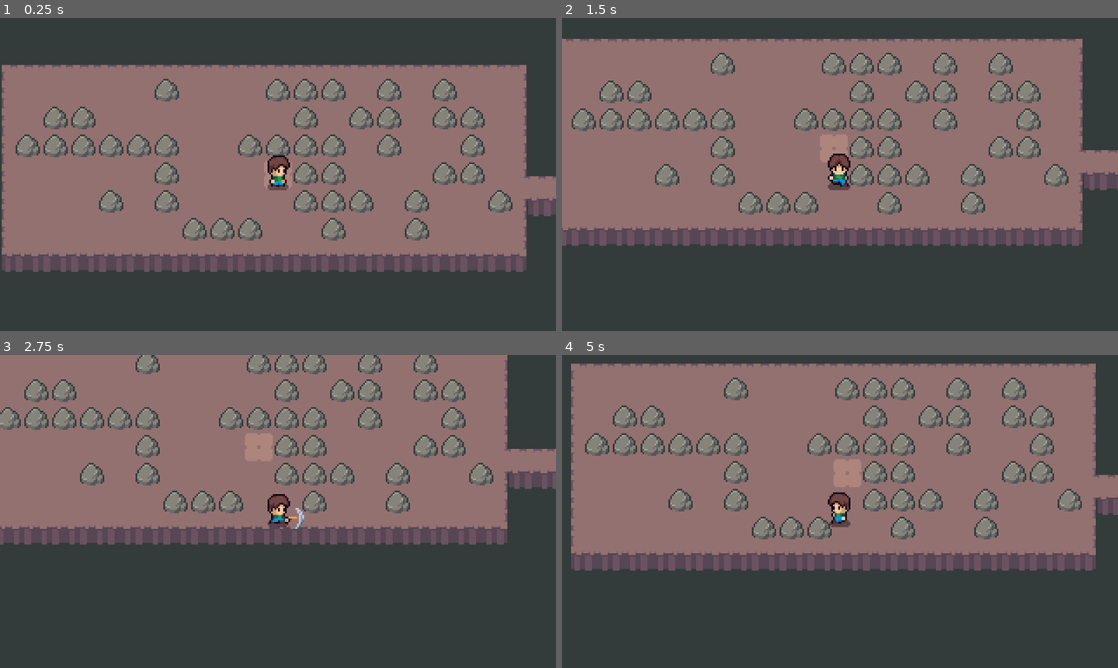
Above: before the commit, frames 1-4 (two rows, left to right).
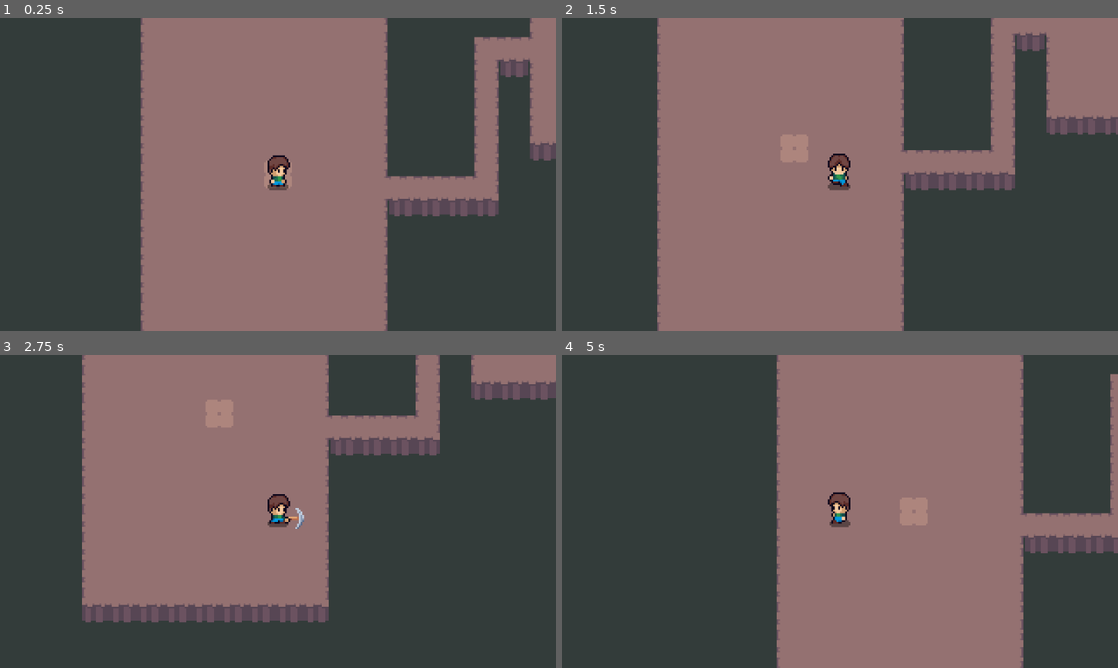
Above: after the commit, the same moments.

Repository: HusseinSaghir/Game-Dev-Group
Game: Godot game, scene res://scenes/level.tscn
The game is run twice, just before and just after one commit, with the same random seed, the same clock (stepped at 60 frames per second) and the same inputs. The project has no main scene, so this scene is started directly.
Inputs:
- Up to frame 1 (0.25 s): no input
- Up to frame 2 (1.5 s): tap Enter at 0.5 s; hold D (right) 0.53-1.28 s; hold Space (usePickaxe) 0.53-1.28 s; hold S (down) from 1.28 s (still down); tap Space (usePickaxe) at 1.35 s
- Up to frame 3 (2.75 s): release S (down) at 2.03 s; hold D (right) from 2.03 s (still down); hold Space (usePickaxe) from 2.03 s (still down)
- Up to frame 4 (5 s): release D (right) at 2.78 s; release Space (usePickaxe) at 2.78 s; hold W (up) 2.78-3.53 s; tap Space (usePickaxe) at 2.85, 4.35 s; hold Space (usePickaxe) 3.53-4.28 s; hold A (left) from 3.53 s (still down)

The runs differ from the first frame. In frame 1, 55% of the frame differs, in the area x 0-100%, y 0-100%; in frame 2, 54%; in frame 3, 45%; in frame 4, 55%.

Commit message:
Adjusted room sizing, added room sequence and exit door functionalities.

Diff:
--- a/ProcGen Testbed/scripts/gold_room.gd
+++ b/ProcGen Testbed/scripts/gold_room.gd
@@ -4,7 +4,7 @@
 const GOLD_DATA = preload("res://Data/Rocks/gold.tres")
 
 func get_dimensions() -> Vector2i:
-	var side := randi_range(MIN_HEIGHT, MAX_HEIGHT)
+	var side := randi_range(8, 10)
 	return Vector2i(side, side)
 
 func get_ore_data() -> Resource:
--- a/ProcGen Testbed/scripts/iron_room.gd
+++ b/ProcGen Testbed/scripts/iron_room.gd
@@ -5,7 +5,7 @@
 
 func get_dimensions() -> Vector2i:
 	var w := randi_range(MIN_WIDTH, MAX_WIDTH / 2)
-	var h := randi_range(w + 1, MAX_HEIGHT)
+	var h := w * (1+sqrt(5))/2
 	return Vector2i(w, h)
 
 func get_ore_data() -> Resource:
--- a/ProcGen Testbed/scripts/level.gd
+++ b/ProcGen Testbed/scripts/level.gd
@@ -5,19 +5,38 @@
 const STONE_DATA = preload("res://Data/Rocks/stone.tres")
 const IRON_DATA = preload("res://Data/Rocks/iron.tres")
 const GOLD_DATA = preload("res://Data/Rocks/gold.tres")
+const MAX_FLOORS := 3
 
 @onready var rock_container: Node2D = $RockContainer
 @onready var current_map: Node2D = $Map
 @onready var player: CharacterBody2D = $Player
 
+var current_floor := 1
+
 # Called when the node enters the scene tree for the first time.
 func _ready() -> void:
-	generateRocks()
+	for child in rock_container.get_children():
+		child.queue_free()
+	var prop_layer: TileMapLayer = current_map.get_node("Props")
+	prop_layer.clear()
 	_place_player()
+	current_map.exit_reached.connect(_on_exit_reached)
 
 func _place_player() -> void:
 	var spawn: Marker2D = current_map.get_node("PlayerSpawn")
 	player.position = spawn.global_position
+
+func _on_exit_reached() -> void:
+	if current_floor >= MAX_FLOORS:
+		#Trigger win/end screen here.
+		return
+	current_floor += 1
+	_next_floor()
+
+func _next_floor() -> void:
+	current_map.generate_sequence()
+	current_map.generate_dungeon()
+	_place_player()
 
 func generateRocks() -> void:
 	#Clear existing rocks.
--- a/ProcGen Testbed/scripts/room_generator.gd
+++ b/ProcGen Testbed/scripts/room_generator.gd
@@ -1,9 +1,11 @@
 extends Node2D
 
+signal exit_reached
+
 #TUNABLE PARAMETERS
-const NUM_ROOMS := 5
 const ROOM_SPACING := 4 #Tiles between one room's right wall and the next room's left wall.
 const VOID_BORDER := 20 #Void tiles painted beyond room edges.
+const MAX_FLOORS := 3
 
 #TILE SOURCE IDS
 const FLOOR_SOURCE_ID := 0
@@ -34,23 +36,39 @@
 @onready var ground_layer: TileMapLayer = $Ground
 @onready var player_spawn: Marker2D = $PlayerSpawn
 
+var num_rooms := randi_range(5, 8)
+var current_floor := 1
+var _room_sequence: Array = []
 var _rooms: Array = [] #Stores each room by origin, width, and height.
 var _room_types: Array = []
 
 # Called when the node enters the scene tree for the first time.
 func _ready() -> void:
-	_room_types = [StoneRoom.new(), IronRoom.new(), GoldRoom.new()]
+	_room_types = [StoneRoom.new(), IronRoom.new()]
+	generate_sequence()
 	generate_dungeon()
+
+func generate_sequence() -> void:
+	_room_sequence.clear()
+	var room_type: RoomType
+	for i in range(num_rooms - 1):
+		room_type = _room_types[randi_range(0, _room_types.size() - 1)]
+		_room_sequence.append(room_type)
+	_room_sequence.append(GoldRoom.new())
 
 func generate_dungeon() -> void:
 	#1). Clear the scene and rooms dictionary.
 	ground_layer.clear()
 	_rooms.clear()
 
+	for node in get_children():
+		if node.is_in_group("exit_doors"):
+			node.queue_free()
+
 	var cursor_x := 0 #Where the next room starts (in tile coordinates)
 
-	for i in range(NUM_ROOMS):
-		var room_type: RoomType = _room_types[i % _room_types.size()]
+	for i in range(num_rooms):
+		var room_type: RoomType = _room_sequence[i]
 		var dimensions := room_type.get_dimensions()
 		var w := dimensions.x
 		var h := dimensions.y
@@ -60,6 +78,8 @@
 		if randi() % 2:
 			has_troom = false
 
+		#Fully randomized: randi_range(origin.y + 1, total_height - 3)
+		var total_height := origin.y + h
 		var exit_tile := Vector2i(origin.x + w - 1, origin.y + h / 2)
 		var entrance_tile := Vector2i(origin.x, origin.y + h / 2)
 
@@ -90,6 +110,7 @@
 
 	var first : Dictionary = _rooms[0]
 	_center_player_spawn(first["origin"], first["width"], first["height"])
+	paint_exit_door(_rooms.back())
 
 
 func _paint_void(total_width: int, total_height: int) -> void:
@@ -213,6 +234,28 @@
 	ground_layer.set_cell(center_tile, SPAWN_SOURCE_ID, TILE_SPAWN)
 	player_spawn.position = ground_layer.map_to_local(center_tile)
 
+func paint_exit_door(last_room: Dictionary) -> void:
+	if current_floor >= MAX_FLOORS:
+		return
+
+	var exit: Vector2i = last_room["exit"]
+	ground_layer.set_cell(exit, SPAWN_SOURCE_ID, TILE_SPAWN)
+
+	var area := Area2D.new()
+	var shape := CollisionShape2D.new()
+	var rect := RectangleShape2D.new()
+	rect.size = Vector2(16, 16)
+	shape.shape = rect
+	area.add_child(shape)
+	area.position = ground_layer.map_to_local(exit)
+	add_child(area)
+	area.add_to_group("exit_doors")
+	area.body_entered.connect(_on_exit_entered)
+
+func _on_exit_entered(body: Node2D) -> void:
+	if body is Player:
+		emit_signal("exit_reached")
+
 func get_rooms() -> Array:
 	return _rooms
 
--- a/ProcGen Testbed/scripts/room_type.gd
+++ b/ProcGen Testbed/scripts/room_type.gd
@@ -3,8 +3,8 @@
 
 const MIN_WIDTH := 10
 const MAX_WIDTH := 20
-const MIN_HEIGHT := 8
-const MAX_HEIGHT := 16
+const MIN_HEIGHT := 10
+const MAX_HEIGHT := 20
 
 func get_dimensions() -> Vector2i:
 	assert(false, "RoomType.get_dimensions() must be overridden by subclass.")
--- a/ProcGen Testbed/scripts/stone_room.gd
+++ b/ProcGen Testbed/scripts/stone_room.gd
@@ -5,7 +5,7 @@
 
 func get_dimensions() -> Vector2i:
 	var h := randi_range(MIN_HEIGHT, MAX_HEIGHT / 2)
-	var w := randi_range(h + 1, MAX_WIDTH)
+	var w := h * (1+sqrt(5))/2
 	return Vector2i(w, h)
 
 func get_ore_data() -> Resource:
